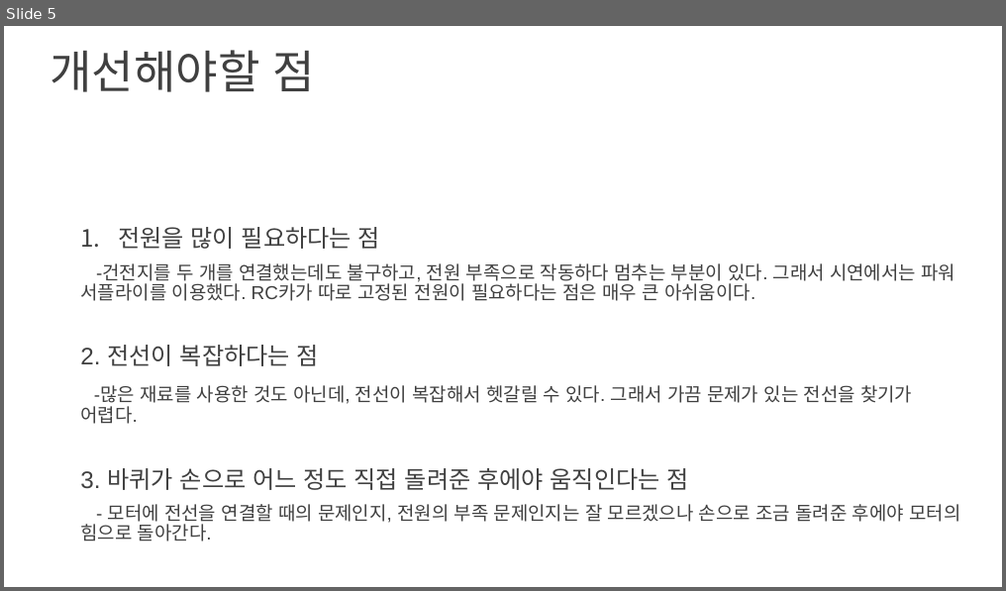
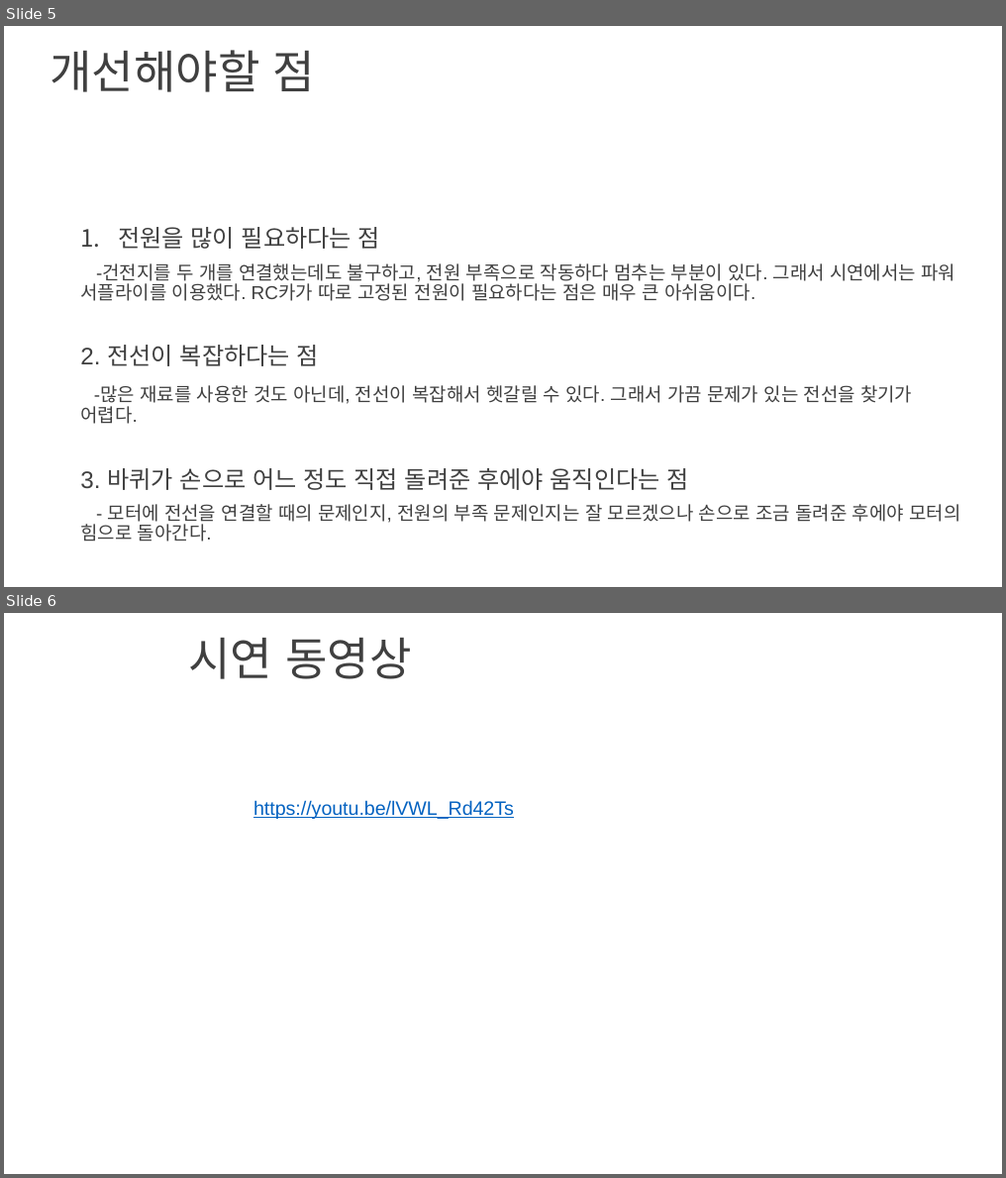
Before and after one commit to kutmicro/2015136108, a slide deck: HR_Car_최종 발표.pptx. Shown one above the other, each under a label of ours: slide 5 before the commit, slides 5 and 6 after it. The pictures are 1006x591 and 1006x1178 pixels, drawn with LibreOffice and Linux fonts; fonts in the diff are those of the drawing; background and template pictures are left out. Boxes give left, top, right and bottom in pixels: in the first picture for what was removed or moved away, otherwise in the second. Text is boxed around its words. In the diff, an @@ line names an element or a change of style, - is before the commit and + after.

```diff
--- a/HR_Car_최종 발표.pptx
+++ b/HR_Car_최종 발표.pptx
@@ slide 6 added at (x1=4, y1=613, x2=1002, y2=1174), background picture (left out) @@
@@ title added at (x1=188, y1=638, x2=411, y2=679), 44 pt, text #404040 @@
+시연 동영상
@@ text added at (x1=253, y1=800, x2=514, y2=819), 18.7 pt, text #0563C1, underline @@
+https://youtu.be/lVWL_Rd42Ts
```
Also in this commit, not shown: 1 slide changed.
